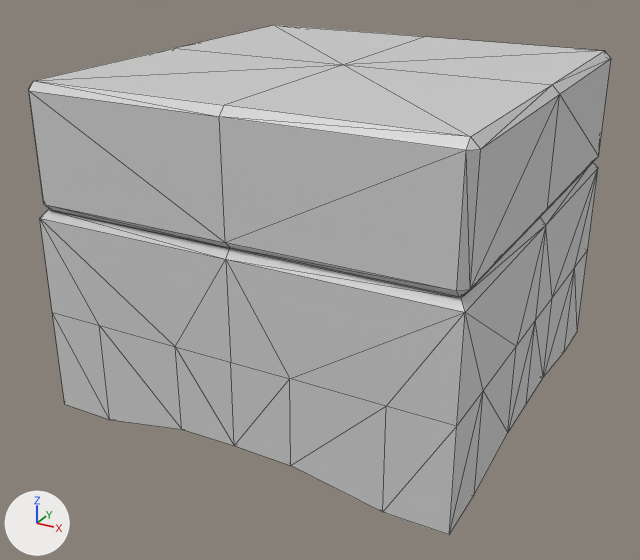
An edit to the COLLADA model clean/CleanKit.scnassets/props/CKWax.dae, drawn before and after from the same camera.
Rendered twice from a camera (50 mm lens) standing at (1.33, -2.57, 1.61) and looking at (-0.03, -0.1, 0.38). Lighting does not change. The marker at lower left points along +X, +Y and +Z. Mesh edges are drawn as thin lines. Where no turn or scale is listed for an object, it has been applied to the vertices.

The older version as bpy lines, for what is in view:
```python
mat_waxbase = principled_material('WaxBase')
mat_waxbase.base_color = (0.64, 0.64, 0.64)  # light grey #d1d1d1
mat_waxbase.roughness = 0.44
mat_waxlid = principled_material('WaxLid')
mat_waxlid.base_color = (0.64, 0.64, 0.64)  # light grey #d1d1d1
mat_waxlid.roughness = 0.44
me_cube_005 = bpy.data.meshes.new('Cube.005')
me_cube_005.from_pydata(...)  # 132 vertices, 264 faces; spans x -0.7..0.7, y -0.7..0.7, z 0.0..1.1
# faces by material slot: [184, 80]
me_cube_005.materials.append(mat_waxbase)  # light grey #d1d1d1
me_cube_005.materials.append(mat_waxlid)  # light grey #d1d1d1
ob_cube_009 = bpy.data.objects.new('Cube_009', me_cube_005)
ob_cube_009.location = (0.0, 0.0, 0.0)
```
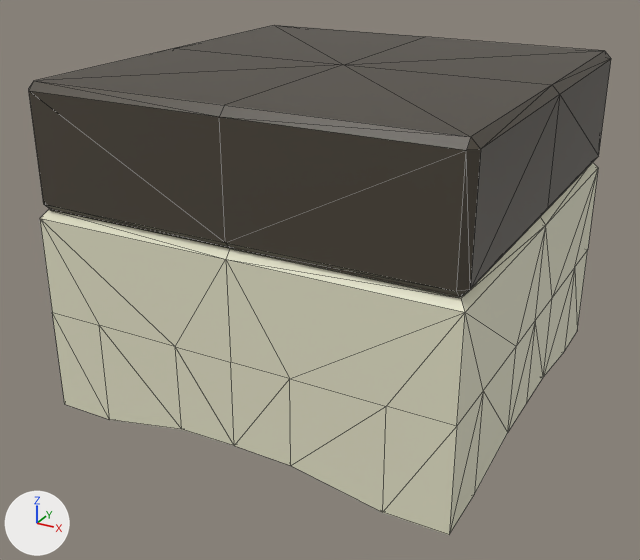
The change in detail:
Picture 'CKWax.png' (img_ckwax_png) is new.
In material 'WaxBase' (mat_waxbase), base_color is no longer (0.64, 0.64, 0.64), light grey #d1d1d1.
In material 'WaxBase' (mat_waxbase), texture is now set to img_ckwax_png.
In material 'WaxLid' (mat_waxlid), base_color is no longer (0.64, 0.64, 0.64), light grey #d1d1d1.
In material 'WaxLid' (mat_waxlid), texture is now set to img_ckwax_png.

What differs and where, as boxes (x1, y1, x2, y2) in the pictures (640 x 560 px):
'Cube_009', surface changed
    both: (29, 25, 611, 535)
